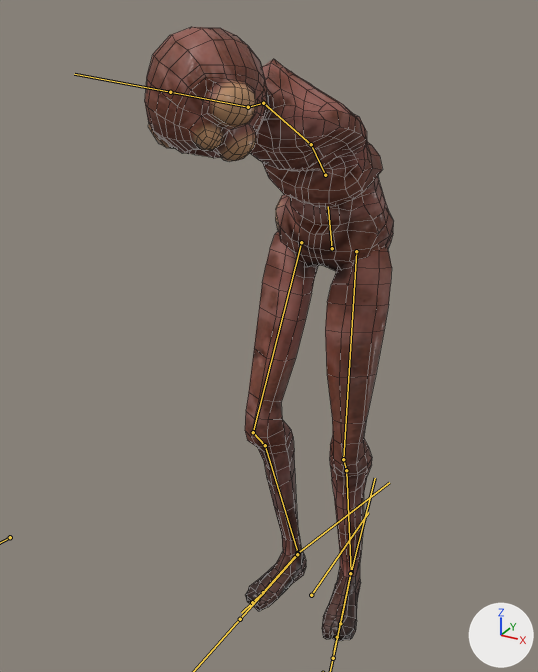
What one commit did to the FBX model Assets/_Visual/Character/Enemy/Stalker/Stalker.fbx.
Rendered twice from a camera (50 mm lens) standing at (0.835, -1.83, 1.832) and looking at (-0.06, -0.203, 1.019). The lights are fixed; the arrows at lower right show +X, +Y and +Z. Both versions are drawn at frame 118 of the action 'Stalker || Curved Attack'; the numbers are the values there. The bones that bend it are drawn over the model as lines. Mesh edges are drawn as thin lines.

The first picture shows 'Stalker_Low'.
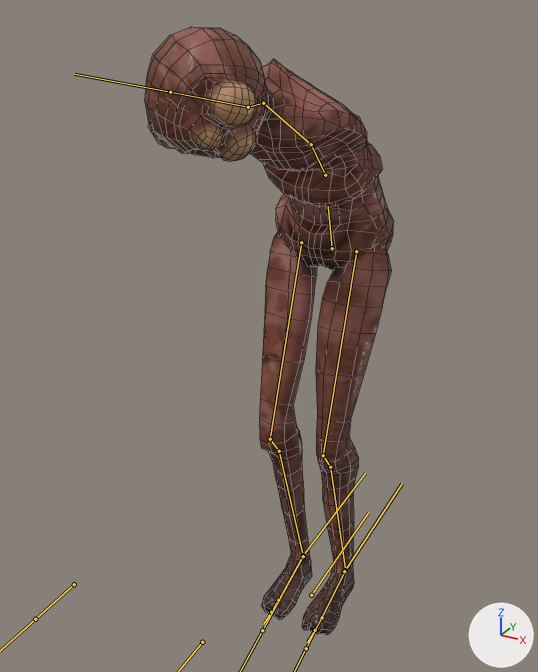
The change, as a diff of the scene's bpy script:
```diff
--- a/Assets/_Visual/Character/Enemy/Stalker/Stalker.fbx.py
+++ b/Assets/_Visual/Character/Enemy/Stalker/Stalker.fbx.py
@@ bone_thigh_l @@
 bone_thigh_l = bpy.data.objects['Armature'].pose.bones['Thigh.L']  # child of 'Hips'
-bone_thigh_l.rotation_quaternion = (0.961, -0.027, -0.211, 0.177)  # degrees (-8, -23, 22)
+bone_thigh_l.rotation_quaternion = (0.98, 0.004, -0.09, 0.178)  # degrees (-1, -10, 21)
@@ bone_thigh_r @@
 bone_thigh_r = bpy.data.objects['Armature'].pose.bones['Thigh.R']  # child of 'Hips'
-bone_thigh_r.rotation_quaternion = (0.974, -0.029, 0.111, -0.193)  # degrees (-6, 12, -23)
+bone_thigh_r.rotation_quaternion = (0.982, 0.002, -0.01, -0.19)  # degrees (0, -1, -22)
```

Where the change shows, as pixel boxes [x1, y1, x2, y2] in the pictures (538 x 672 px):
'Stalker_Low', posed: before [145, 27, 394, 641]; after [145, 27, 394, 635]
bone 'Thigh.L', root to tip: before (356, 251) to (343, 459); after (356, 251) to (323, 455)
bone 'Thigh.R', root to tip: before (301, 242) to (253, 432); after (301, 242) to (270, 439)
